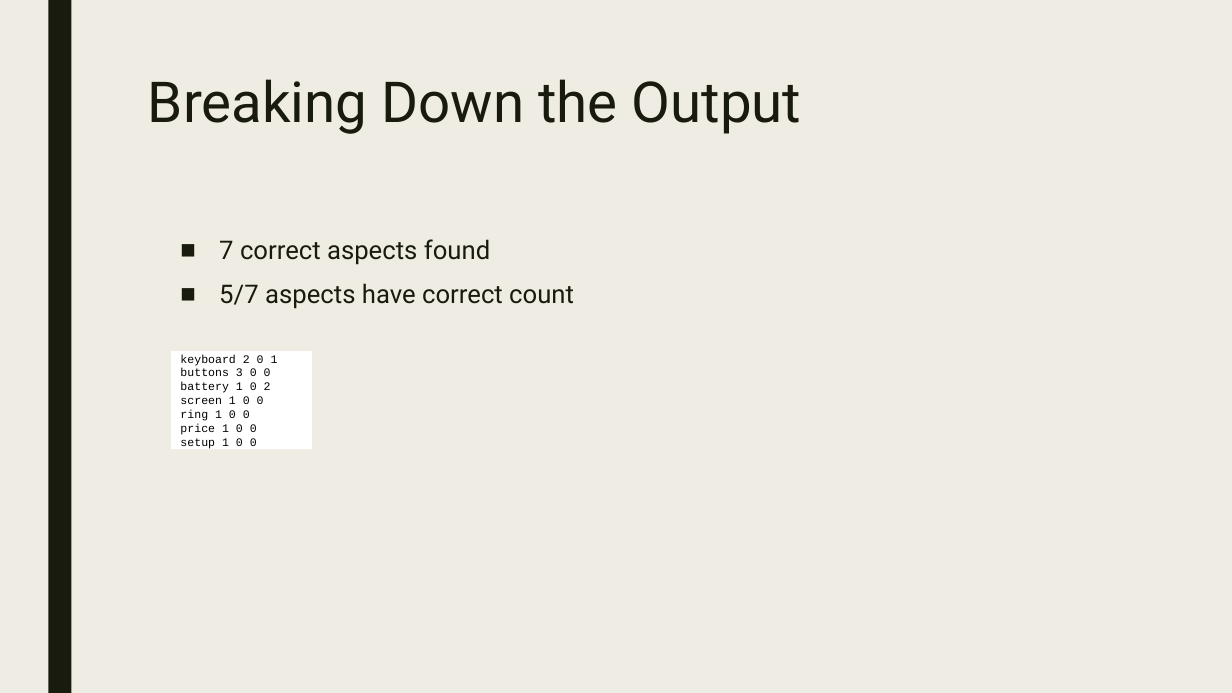
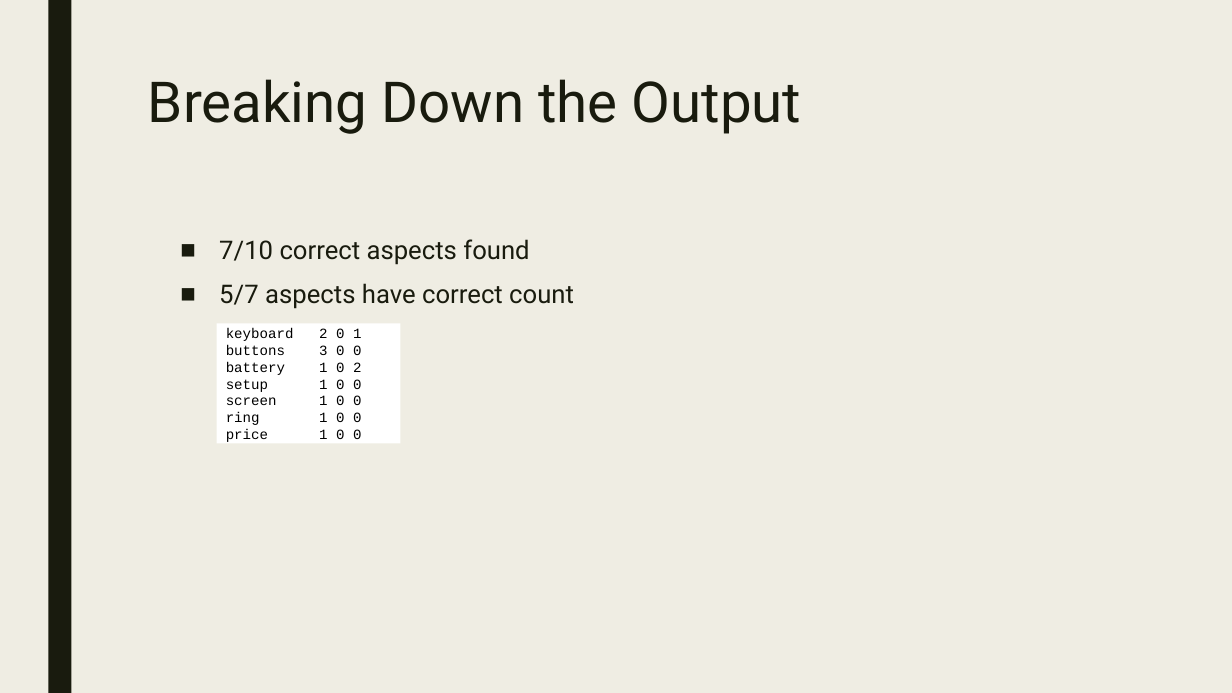
Before and after one commit to walker76-school/sentiment-analysis, a slide deck: slide 9 of presentation.pptx. Drawn at 1232x693 pixels with LibreOffice and Linux fonts; fonts in the diff are those of the drawing. Boxes give left, top, right and bottom in pixels: in the first picture for what was removed or moved away, otherwise in the second. Text is boxed around its words. In the diff, an @@ line names an element or a change of style, - is before the commit and + after.

```diff
--- a/presentation.pptx
+++ b/presentation.pptx
@@ text at (x1=219, y1=239, x2=529, y2=265): text changed @@
-■ 7 correct aspects found
+■ 7/10 correct aspects found
@@ text "keyboard 2 0 1" resized from (x1=171, y1=347, x2=311, y2=454) to (x1=216, y1=319, x2=400, y2=448) @@
@@ text at (x1=226, y1=327, x2=361, y2=439): text changed; size 9 to 11 pt @@
-keyboard 2 0 1
-buttons 3 0 0
-battery 1 0 2
-screen 1 0 0
-ring 1 0 0
-price 1 0 0
-setup 1 0 0
+keyboard 2 0 1
+buttons 3 0 0
+battery 1 0 2
+setup 1 0 0
+screen 1 0 0
+ring 1 0 0
+price 1 0 0
```
Also in this commit, not shown: 2 other slides changed, 1 slide added, 32 other files.
